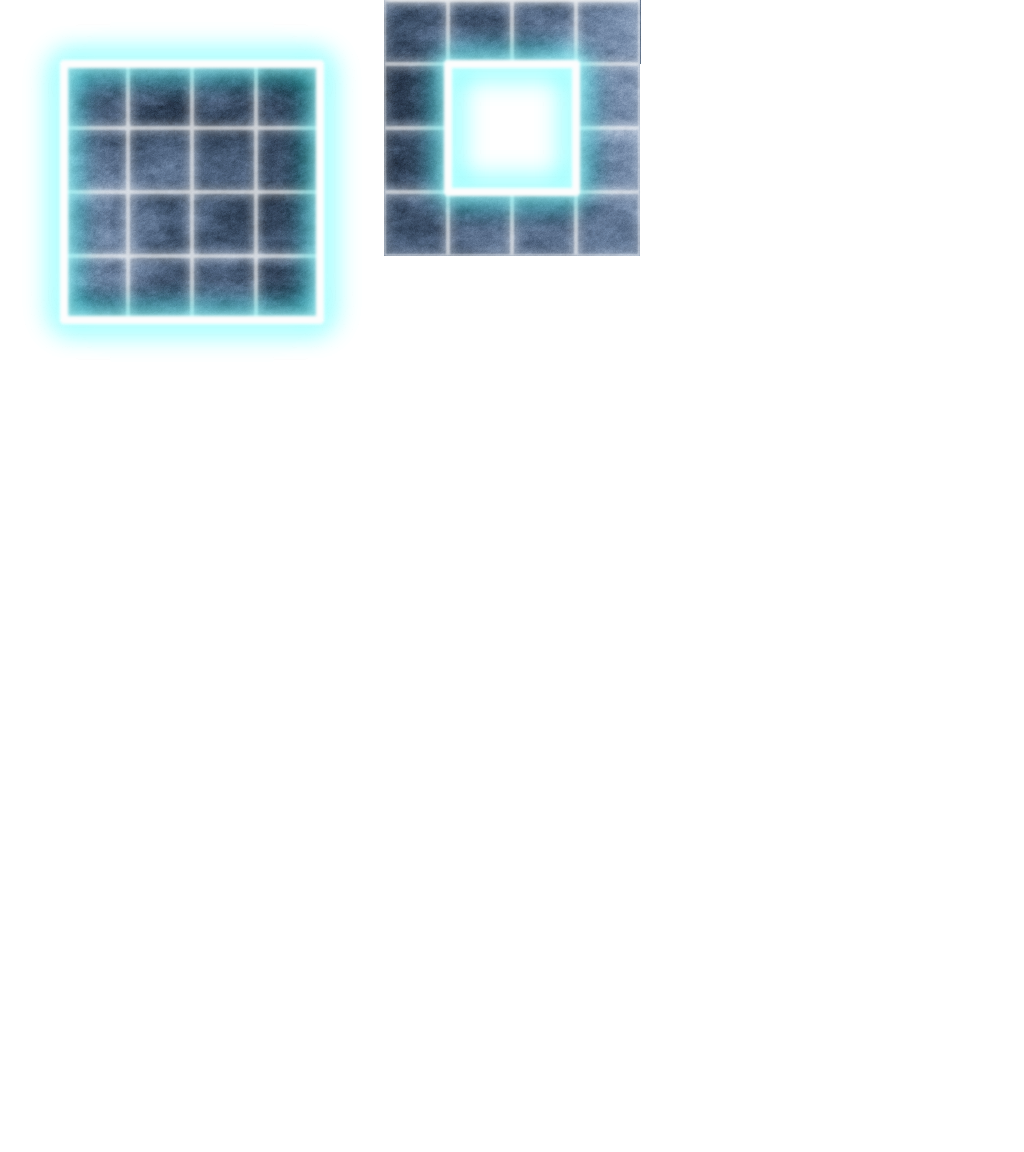
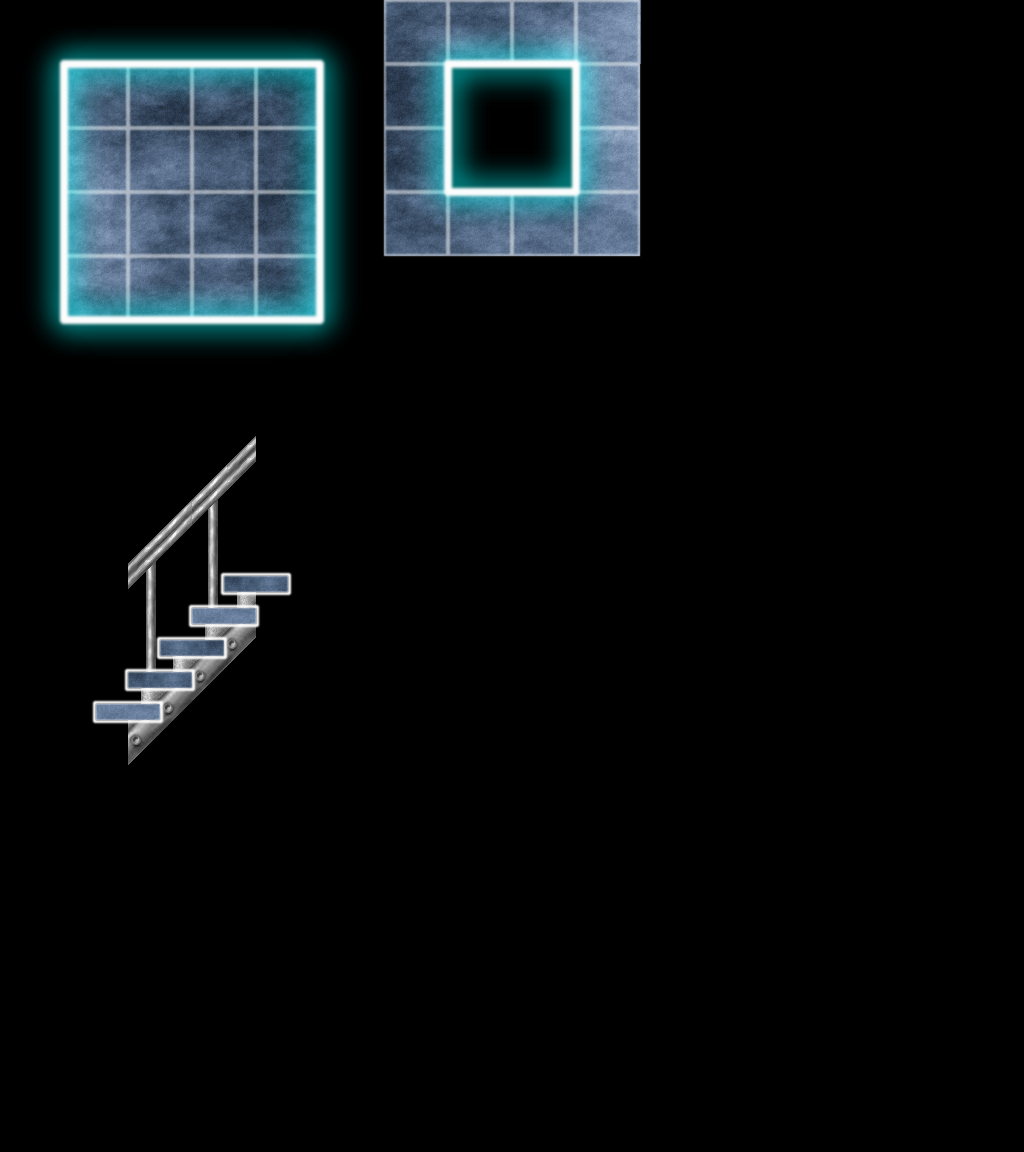
Revision of a layered 1024x1152 image; what changed, layer by layer:
added layer "New Layer#6" above "New Layer#5" over [91, 571, 293, 725]
added layer "Pasted Layer" above "4 IIR Blur" over [96, 576, 288, 720]
hid "16 IIR Blur", moved it above "32 IIR Blur" over [62, 0, 640, 322]
hid "32 IIR Blur" over [34, 34, 606, 350]
added layer "New Layer#4" above "New Layer#2" over [128, 436, 256, 765]
showed "New Layer#1" over [0, 0, 1024, 1152]
